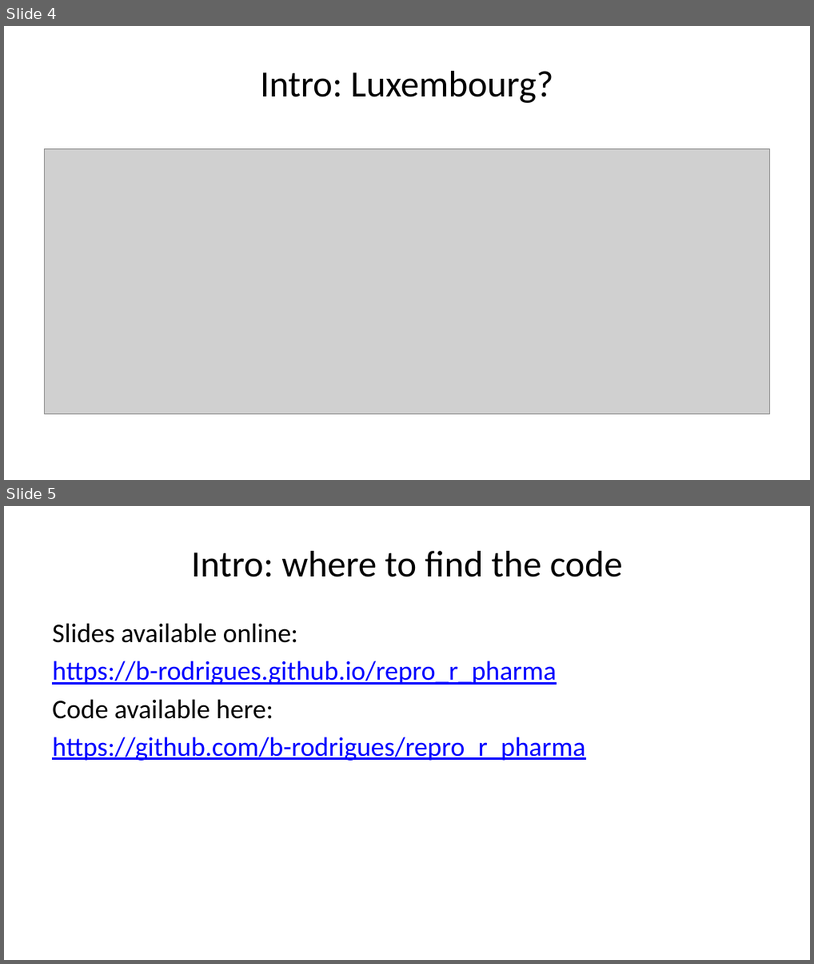
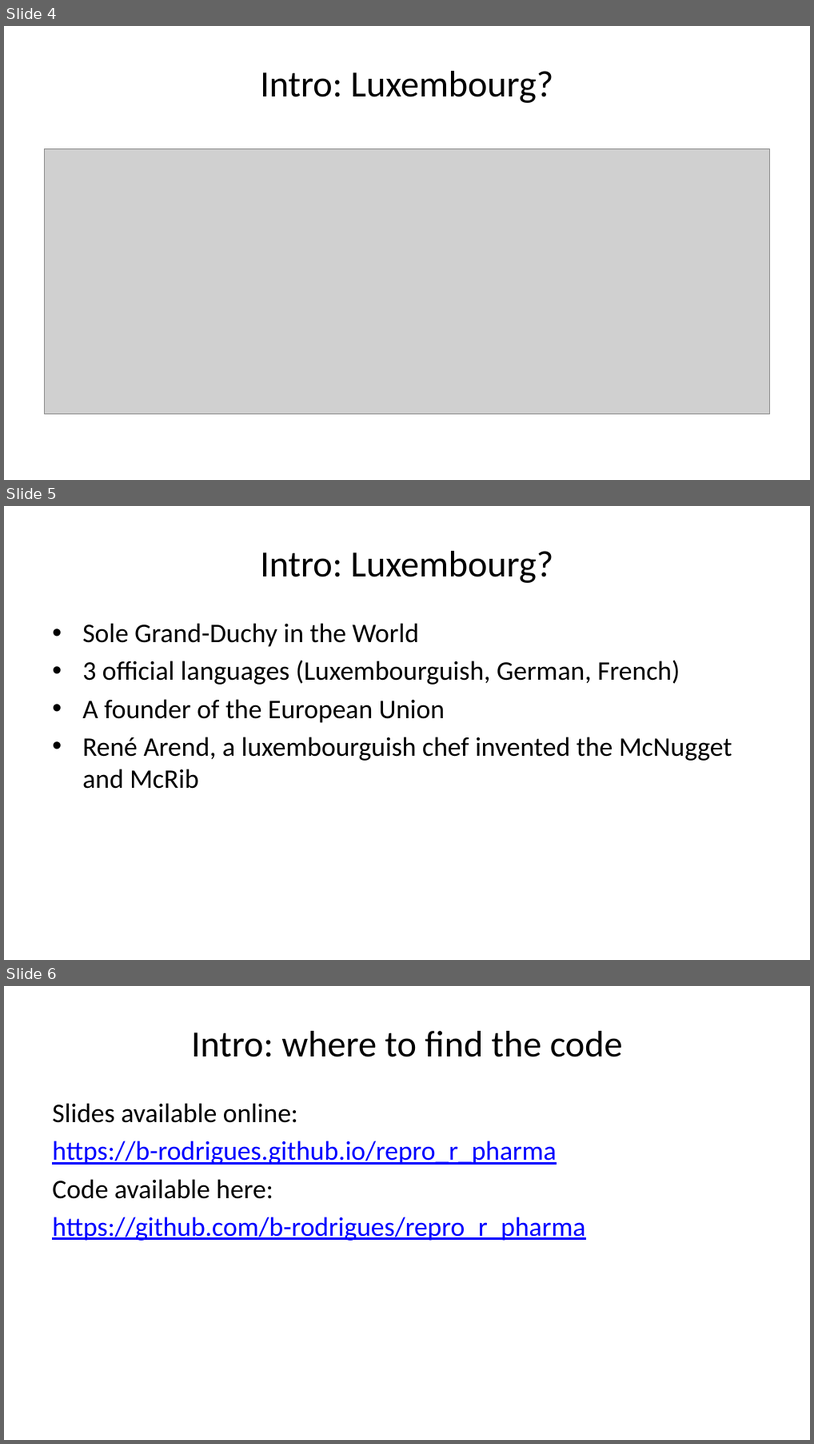
Before and after one commit to b-rodrigues/repro_r_pharma, a slide deck: docs/index.pptx. Shown one above the other, each under a label of ours: slides 4 and 5 before the commit, slides 4, 5 and 6 after it. The pictures are 814x964 and 814x1444 pixels, drawn with LibreOffice and Linux fonts; fonts in the diff are those of the drawing; grey boxes stand for pictures. Boxes give left, top, right and bottom in pixels: in the first picture for what was removed or moved away, otherwise in the second. Text is boxed around its words. In the diff, an @@ line names an element or a change of style, - is before the commit and + after.

```diff
--- a/docs/index.pptx
+++ b/docs/index.pptx
@@ slide 5 added at <box>4,506,810,960</box>, background #FFFFFF @@
@@ title added at <box>260,551,554,583</box>, 33 pt, text #000000 @@
+Intro: Luxembourg?
@@ text added at <box>82,623,733,788</box>, 24 pt, text #000000 @@
+• Sole Grand-Duchy in the World
+• 3 official languages (Luxembourguish, German, French)
+• A founder of the European Union
+• René Arend, a luxembourguish chef invented the McNugget and McRib
@@ what was slide 5 is now slide 6 @@
```
Also in this commit, not shown: 1 slide changed, 12 other files.
